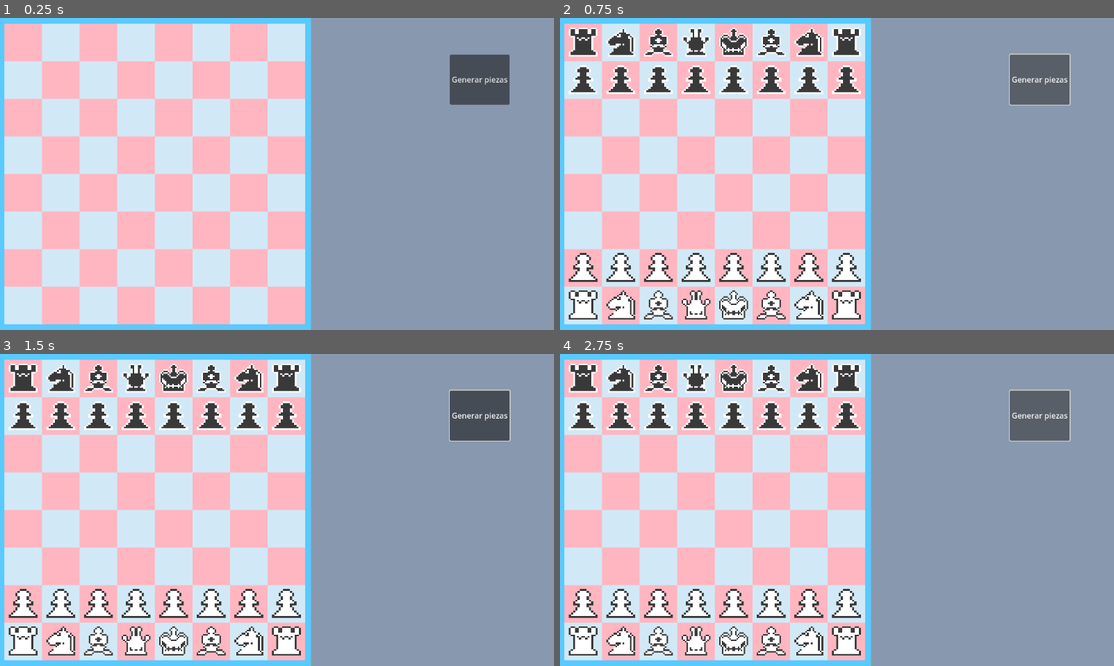
Above: before the commit, frames 1-4 (two rows, left to right).
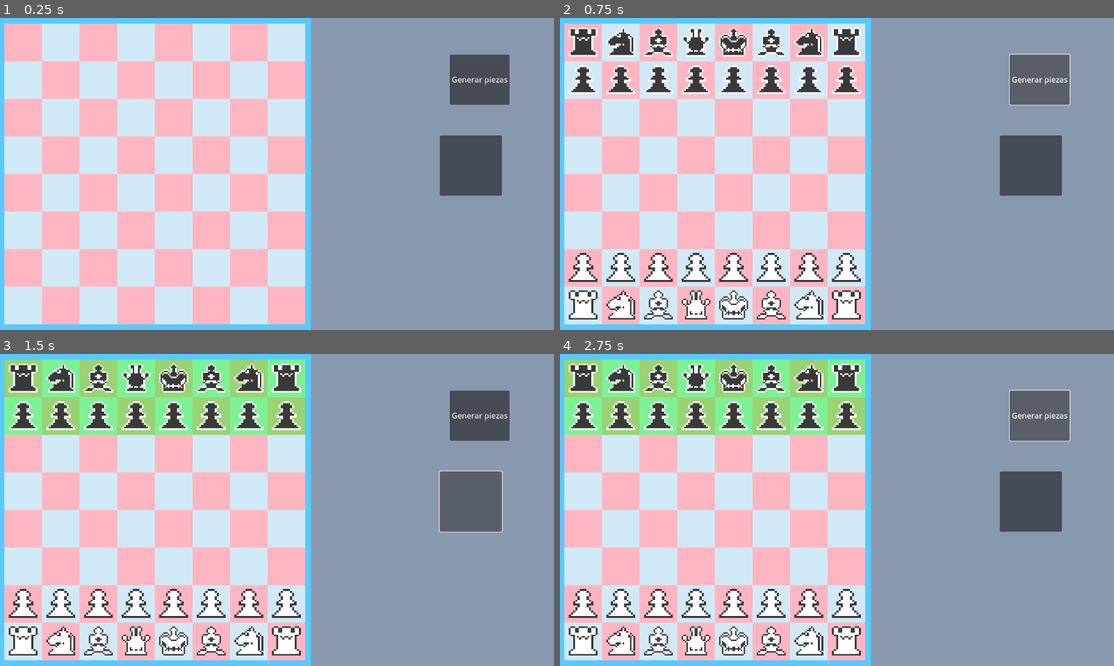
Above: after the commit, the same moments.

Repository: Pablops2219/Ajedre-Godot
Game: Godot game, scene res://main.tscn
Two runs of this game, one before a commit and one after it. Both use one fixed random seed, a clock stepped at 60 frames per second and the inputs below.
Inputs (mouse positions are in pixels of both pictures, inside the frame that each line leads up to):
- Up to frame 1 (0.25 s): no input
- Up to frame 2 (0.75 s): click "Generar piezas" at 0.5 s
- Up to frame 3 (1.5 s): click (470, 500) at 1.27 s
- Up to frame 4 (2.75 s): click "Generar piezas" at 2 s

The runs differ from the first frame. In frame 1, 2.2% of the frame differs, in the area x 79-91%, y 37-58%; in frame 2, 2.2%; in frame 3, 11%, in the area x 0-93%, y 1-58%; in frame 4, 11%.

Commit message:
bitboard
Creo que he hecho el bitboard

Diff:
--- a/Bitboard.gd
+++ b/Bitboard.gd
@@ -1,104 +1,14 @@
 extends Node
-
-
-# Called when the node enters the scene tree for the first time.
-func _ready() -> void:
-	pass # Replace with function body.
-
-
-# Called every frame. 'delta' is the elapsed time since the previous frame.
-func _process(delta: float) -> void:
-	pass
-
-var white_pieces = [0, 0, 0, 0, 0, 0]
-var black_pieces = [0, 0, 0, 0, 0, 0]
-
-
-func clear_bitboard():
-	for i in range(white_pieces.size()):
-		white_pieces[i] = 0
-	for i in range(black_pieces.size()):
-		black_pieces[i] = 0
-
-func set_board(whites: Array, blacks: Array):
-	for i in range(whites.size()):
-		white_pieces[i] = whites[i]
-	for i in range(blacks.size()):
-		black_pieces[i] = blacks[i]
-
-func init_bitboard(fen: String):
-	clear_bitboard()
-	var fen_split = fen.split(" ")
-	for i in fen_split[0]:
-		if i == '/':
-			continue
-		if i.is_digit():
-			var shift_amount = int(i)
-			left_shift(shift_amount)
-			continue
-		left_shift(1)
-		if i.is_upper():
-			white_pieces[DataHandler.fen_dict[i.to_lower()]] |= 1
-		else:
-			black_pieces[DataHandler.fen_dict[i]] |= 1
-	print("Bitboard init successfully")
-
-func get_black_bitboard() -> int:
-	var ans = 0
-	for i in black_pieces:
-		ans |= i
-	return ans
-
-func get_white_bitboard() -> int:
-	var ans = 0
-	for i in white_pieces:
-		ans |= i
-	return ans
-
-func left_shift(shift_amount: int):
-	for piece in range(black_pieces.size()):
-		black_pieces[piece] <<= shift_amount
-	for piece in range(white_pieces.size()):
-		white_pieces[piece] <<= shift_amount
-
-
-#
-	#public ulong GetWhiteBitboard(){
-		#ulong ans = 0;
-		#foreach(ulong i in whitePieces){
-			#ans |= i;
-		#}
-		#return ans;
-	#}
 #
 #
-	#public void ClearBitboard(){
-		#Array.Clear(whitePieces);
-		#Array.Clear(blackPieces);
-	#}
 #
-	#public void SetBoard(ulong[] Whites, ulong[] Blacks){
-		#Array.Copy(Whites, whitePieces, Whites.Length);
-		#Array.Copy(Blacks, blackPieces, Blacks.Length);
-	#}
 #
-	#public void InitBitBoard(string fen){
-		#ClearBitboard();
-		#string[] fen_split = fen.Split(" ");
-		#foreach (char i in fen_split[0]){
-			#if (i.Equals('/'))
-				#continue;
-			#if (Char.IsDigit(i)){
-				#int shiftAmount = int.Parse(i.ToString());
-				#LeftShift(shiftAmount);
-				#continue;
-			#}
-			#LeftShift(1);
-			#if(Char.IsUpper(i)){
-				#whitePieces[DataHandlerCS.FenDict[Char.ToLower(i)]] |= 1UL;
-			#}else{
-				#blackPieces[DataHandlerCS.FenDict[i]] |= 1UL;
-			#}
-		#}
-		#GD.Print("Bitboard init successfully");
-	#}
+## Called when the node enters the scene tree for the first time.
+#func _ready() -> void:
+#
+## Called every frame. 'delta' is the elapsed time since the previous frame.
+#func _process(delta: float) -> void:
+	#pass
+#
+#
+#func _on_button_2_pressed():
--- a/GUI.gd
+++ b/GUI.gd
@@ -99,3 +99,72 @@
 func _on_button_pressed():
 	parse_fen(fen)
 	#set_filtro_tablero(1023)
+
+func _on_button_2_pressed():
+	init_bitboard(fen)
+	set_filtro_tablero(get_black_bitboard())
+	get_white_bitboard()
+	print("?")
+
+enum PieceNames { BISHOP, KING, KNIGHT, PAWN, QUEEN, ROOK }
+var fen_dict = {
+	'b': 0,
+	'k': 1,
+	'n': 2,
+	'p': 3,
+	'q': 4,
+	'r': 5
+}
+
+
+var white_pieces = [0, 0, 0, 0, 0, 0]
+var black_pieces = [0, 0, 0, 0, 0, 0]
+
+
+func clear_bitboard():
+	for i in range(white_pieces.size()):
+		white_pieces[i] = 0
+	for i in range(black_pieces.size()):
+		black_pieces[i] = 0
+
+func set_board(whites: Array, blacks: Array):
+	for i in range(whites.size()):
+		white_pieces[i] = whites[i]
+	for i in range(blacks.size()):
+		black_pieces[i] = blacks[i]
+
+func init_bitboard(fen: String):
+	clear_bitboard()
+	var fen_split = fen.split(" ")
+	for i in fen_split[0]:
+		if i == '/':
+			continue
+		if i.is_valid_int():
+			var shift_amount = int(i)
+			left_shift(shift_amount)
+			continue
+		left_shift(1)
+		if i >= 'A' and i <= 'Z':
+			white_pieces[fen_dict[i.to_lower()]] |= 1
+		else:
+			black_pieces[fen_dict[i]] |= 1
+	print("Bitboard init successfully")
+
+func get_black_bitboard() -> int:
+	var ans = 0
+	for i in black_pieces:
+		ans |= i
+	return ans
+
+func get_white_bitboard() -> int:
+	var ans = 0
+	for i in white_pieces:
+		ans |= i
+		print(ans)
+	return ans
+
+func left_shift(shift_amount: int):
+	for piece in range(black_pieces.size()):
+		black_pieces[piece] <<= shift_amount
+	for piece in range(white_pieces.size()):
+		white_pieces[piece] <<= shift_amount
--- a/GUI.tscn
+++ b/GUI.tscn
@@ -55,4 +55,13 @@
 [node name="Bitboard" type="Node" parent="."]
 script = ExtResource("2_3igqs")
 
+[node name="Button2" type="Button" parent="."]
+layout_mode = 0
+offset_left = 915.0
+offset_top = 244.0
+offset_right = 1044.0
+offset_bottom = 369.0
+
 [connection signal="pressed" from="Button" to="." method="_on_button_pressed"]
+[connection signal="pressed" from="Button2" to="." method="_on_button_2_pressed"]
+[connection signal="pressed" from="Button2" to="Bitboard" method="_on_button_2_pressed"]
